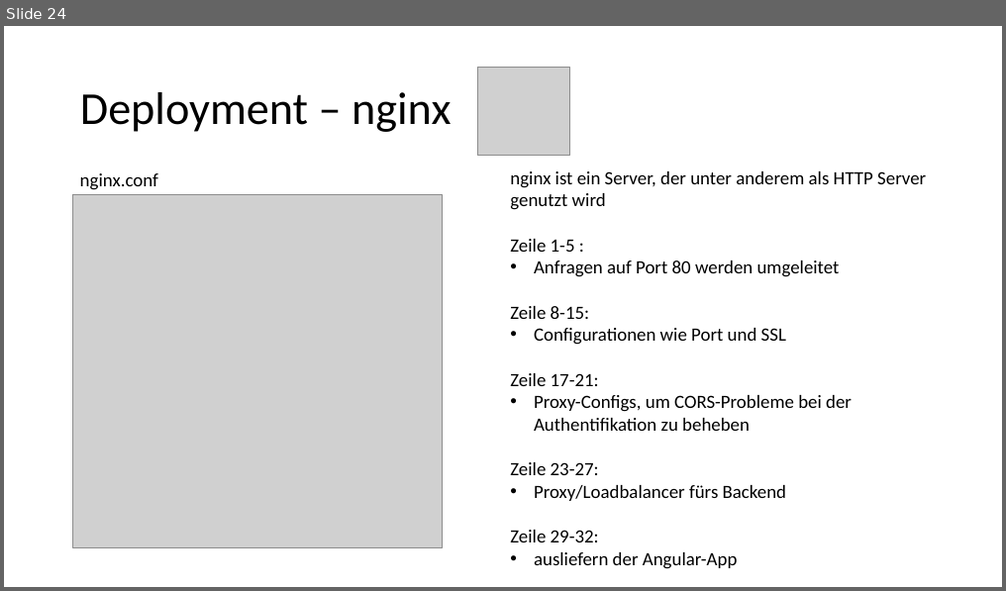
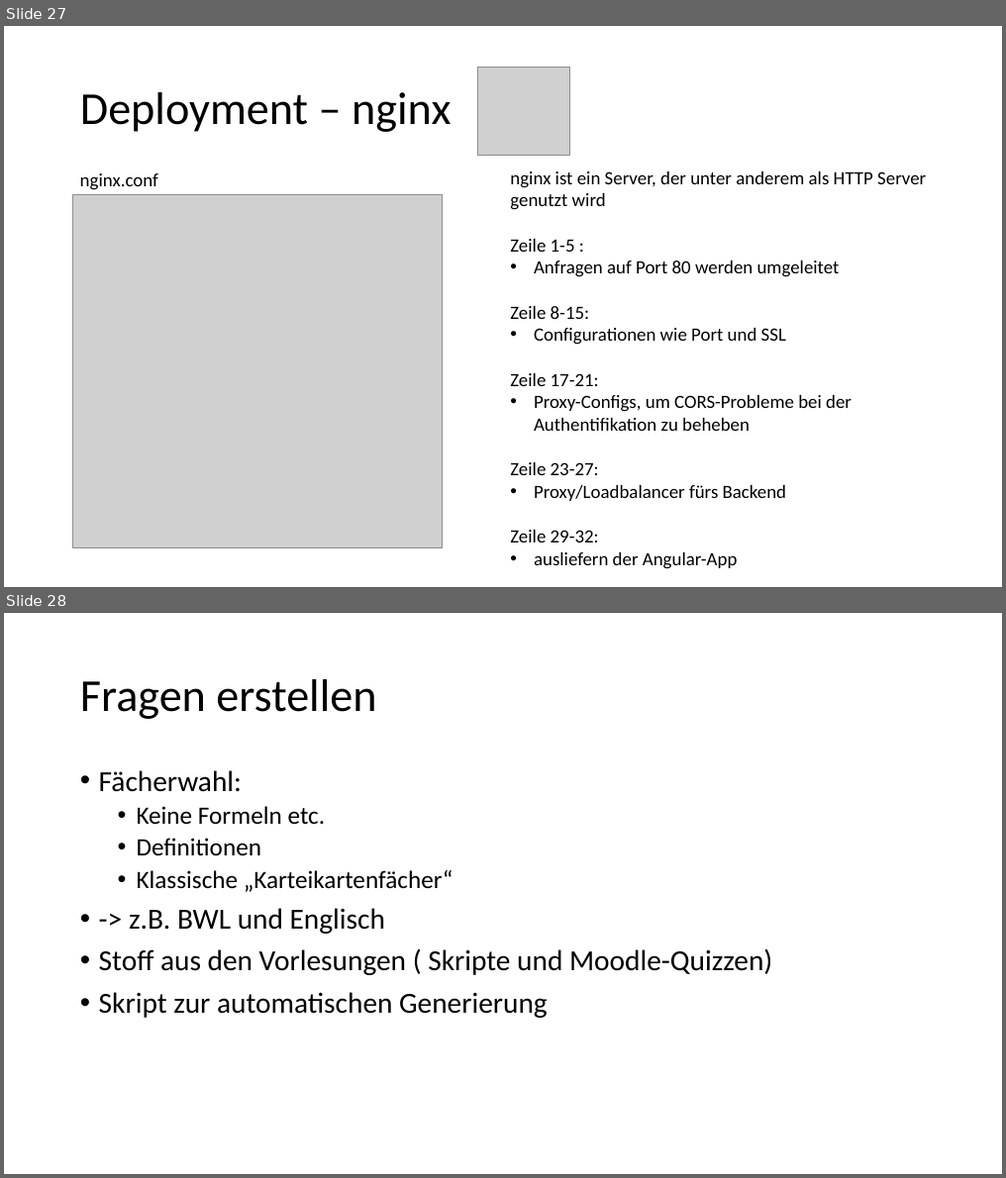
Before and after one commit to patsab/Alias_Learning, a slide deck: PowerPoint/Alias_Präsentation.pptx. Shown one above the other, each under a label of ours: slide 24 before the commit, slides 27 and 28 after it. The pictures are 1006x591 and 1006x1178 pixels, drawn with LibreOffice and Linux fonts; fonts in the diff are those of the drawing; grey boxes stand for pictures; background and template pictures are left out. Boxes give left, top, right and bottom in pixels: in the first picture for what was removed or moved away, otherwise in the second. Text is boxed around its words. In the diff, an @@ line names an element or a change of style, - is before the commit and + after.

```diff
--- a/PowerPoint/Alias_Präsentation.pptx
+++ b/PowerPoint/Alias_Präsentation.pptx
@@ slide 28 added at (4,613,1002,1174), background #FFFFFF @@
@@ title added at (80,679,376,719), 44 pt, text #000000 @@
+Fragen erstellen
@@ text added at (99,770,772,1018), 28 pt, text #000000 @@
+• Fächerwahl:
+  • Keine Formeln etc.
+  • Definitionen
+  • Klassische „Karteikartenfächer“
+• -> z.B. BWL und Englisch
+• Stoff aus den Vorlesungen ( Skripte und Moodle-Quizzen)
+• Skript zur automatischen Generierung
@@ what was slide 24 is now slide 27 @@
```
Also in this commit, not shown: 8 slides changed, 5 other slides added, 1 slide removed, 2 other files.
